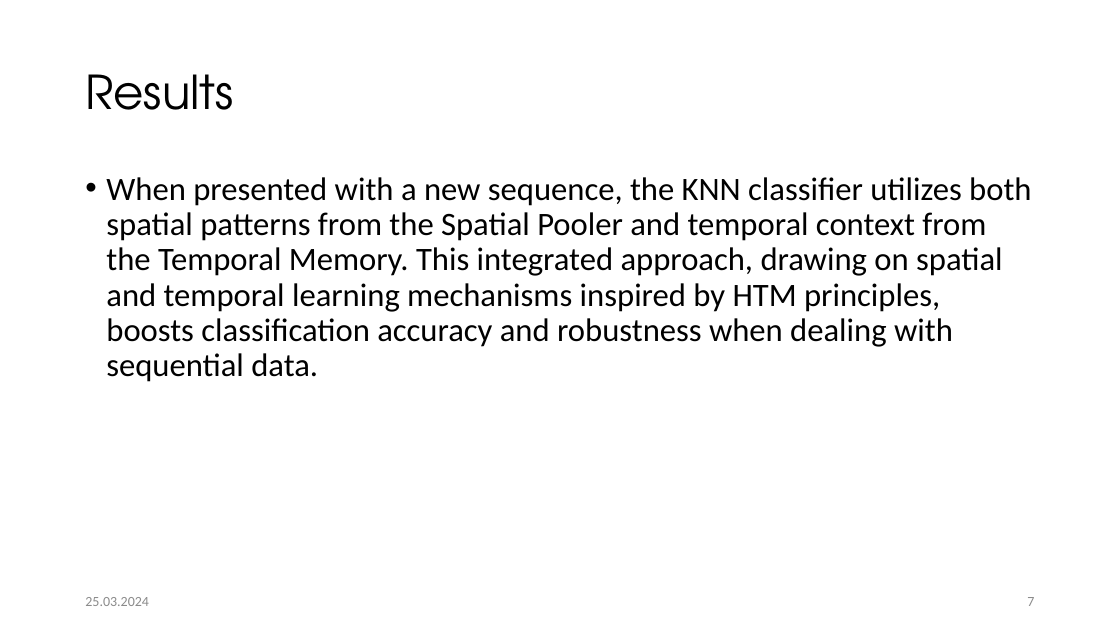
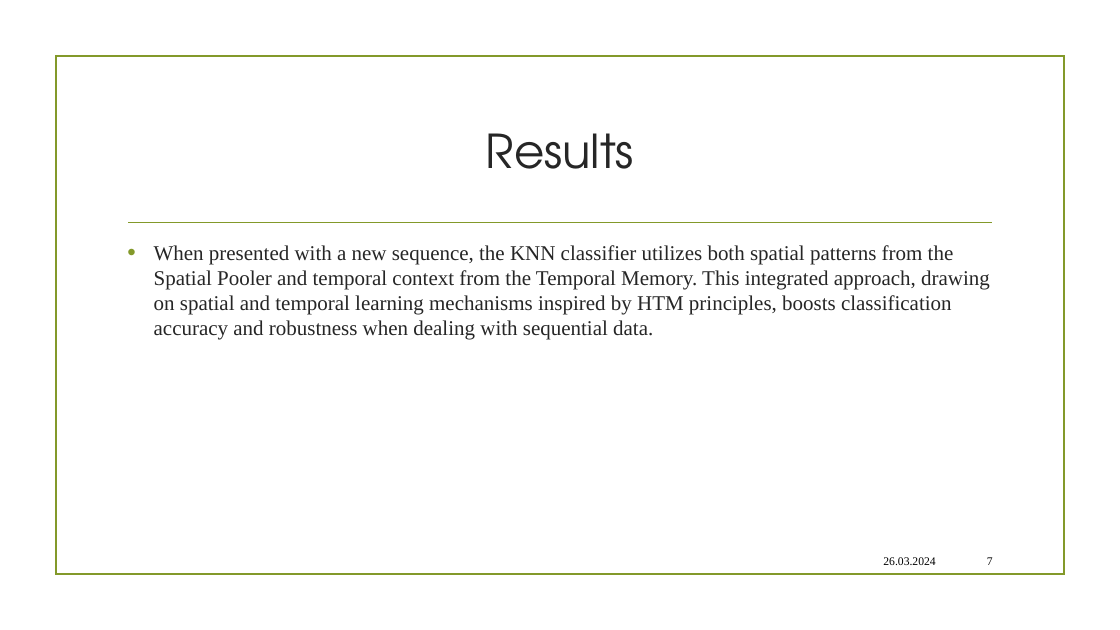
Before and after one commit to Fahad-Jabbar/neocortexapi, a slide deck: slide 7 of source/MySEProject/Documentation/Implement_the_KNN__Classifier_KNN_Quest.pptx. Drawn at 1120x630 pixels with LibreOffice and Linux fonts; fonts in the diff are those of the drawing; background and template pictures are left out. Boxes give left, top, right and bottom in pixels: in the first picture for what was removed or moved away, otherwise in the second. Text is boxed around its words. In the diff, an @@ line names an element or a change of style, - is before the commit and + after.

```diff
--- a/source/MySEProject/Documentation/Implement_the_KNN__Classifier_KNN_Quest.pptx
+++ b/source/MySEProject/Documentation/Implement_the_KNN__Classifier_KNN_Quest.pptx
@@ rectangle added at [55,56,1064,575], outline #83992A 1.25 pt @@
@@ title "Results": place and size @@
-title "Results" at [85,74,233,110]
+title "Results" at [486,133,634,169]
@@ title "Results" at [486,133,634,169]: text colour #000000 to #262626; alignment left to centre; line spacing 0.9 to 1 @@
@@ text "When presented with a new ...": place and size @@
-text "When presented with a new ..." at [106,177,1031,382]
+text "When presented with a new ..." at [154,245,990,340]
@@ text "When presented with a new ..." at [154,245,990,340]: size 28 to 18 pt, font Calibri to Times New Roman, text colour #000000 to #262626; indent changed; line spacing 0.9 to 1 @@
@@ line added from (129, 223) to (992, 223), #83992A 1.25 pt @@
@@ text at [883,557,935,565]: text changed; size 12 to 10 pt; font Calibri to Times New Roman; text colour #8C8C8C to #000000 @@
-25.03.2024
+26.03.2024
@@ page number: place and size @@
-page number at [1027,597,1034,606]
+page number at [987,557,993,565]
@@ page number at [987,557,993,565]: size 12 to 10 pt, font Calibri to Times New Roman, text colour #8C8C8C to #000000 @@
```
Also in this commit, not shown: 8 other slides changed.
